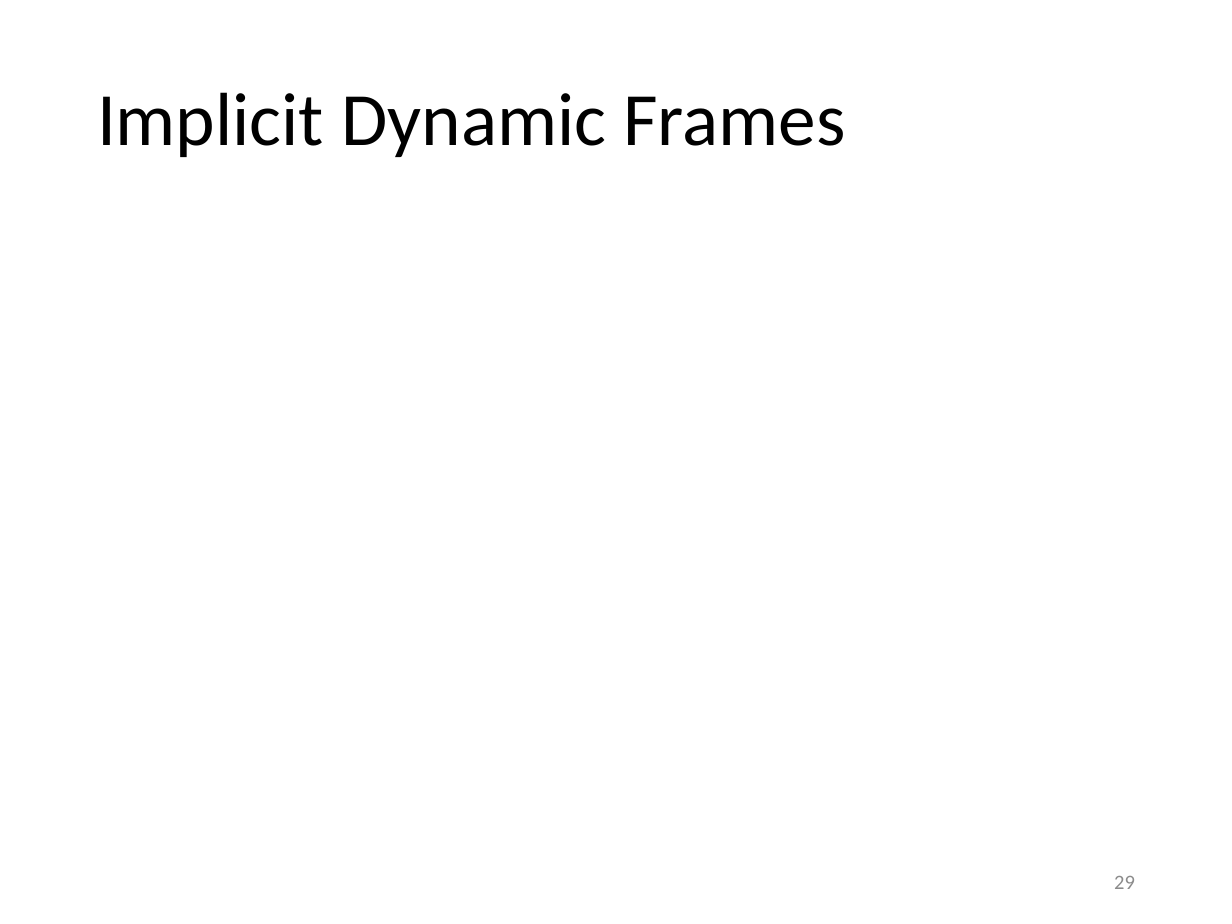
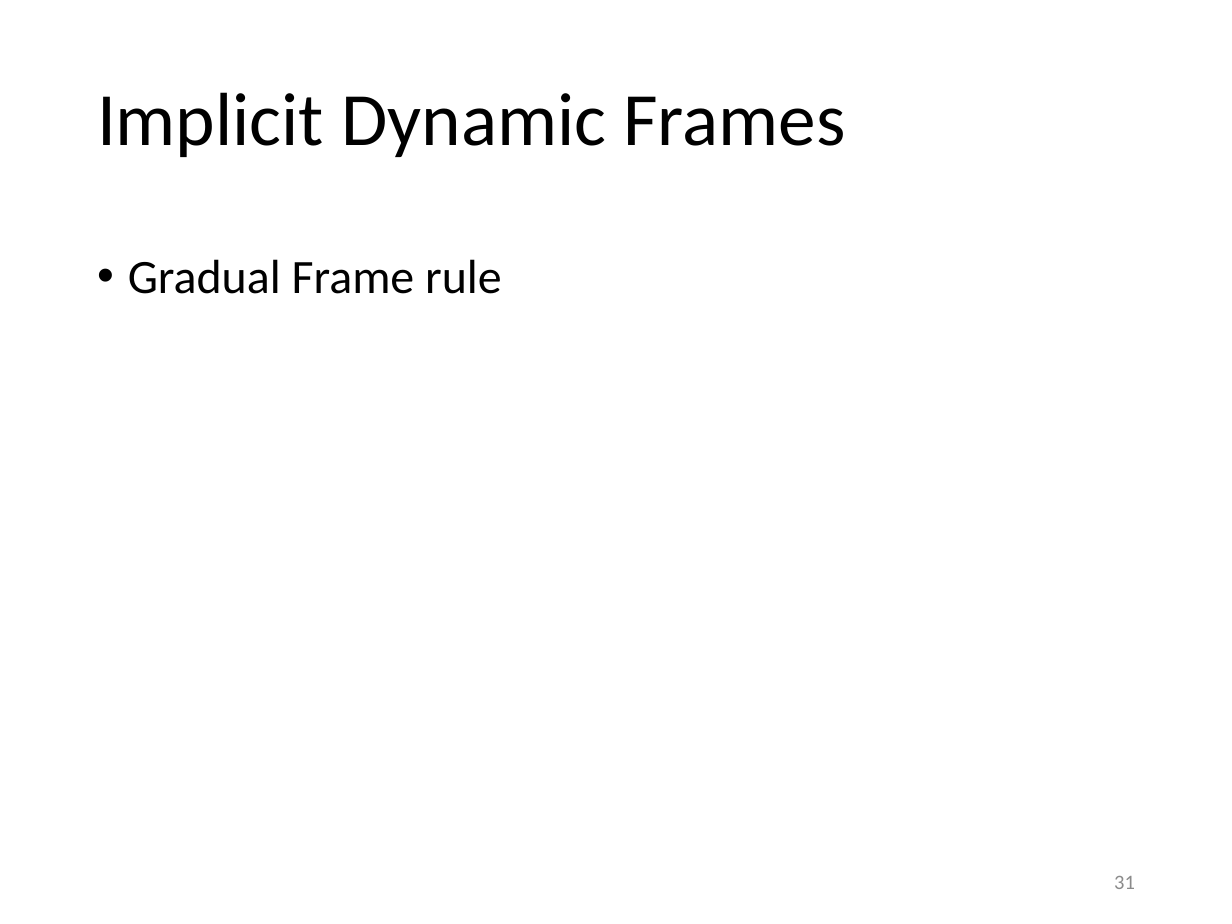
Before and after one commit to olydis/GradVerThesis, a slide deck: slide 31 of presentation/PLunch.pptm (slide 29 before the commit). Drawn at 1232x924 pixels with LibreOffice and Linux fonts; fonts in the diff are those of the drawing. Boxes give left, top, right and bottom in pixels: in the first picture for what was removed or moved away, otherwise in the second. Text is boxed around its words. In the diff, an @@ line names an element or a change of style, - is before the commit and + after.

```diff
--- a/presentation/PLunch.pptm
+++ b/presentation/PLunch.pptm
@@ text added at (128, 259, 502, 294), 28 pt, text #000000 @@
+• Gradual Frame rule
@@ page number at (1114, 876, 1135, 889): text changed @@
-29
+31
```
Also in this commit, not shown: 1 other slide changed, 3 slides added, 1 slide removed.
